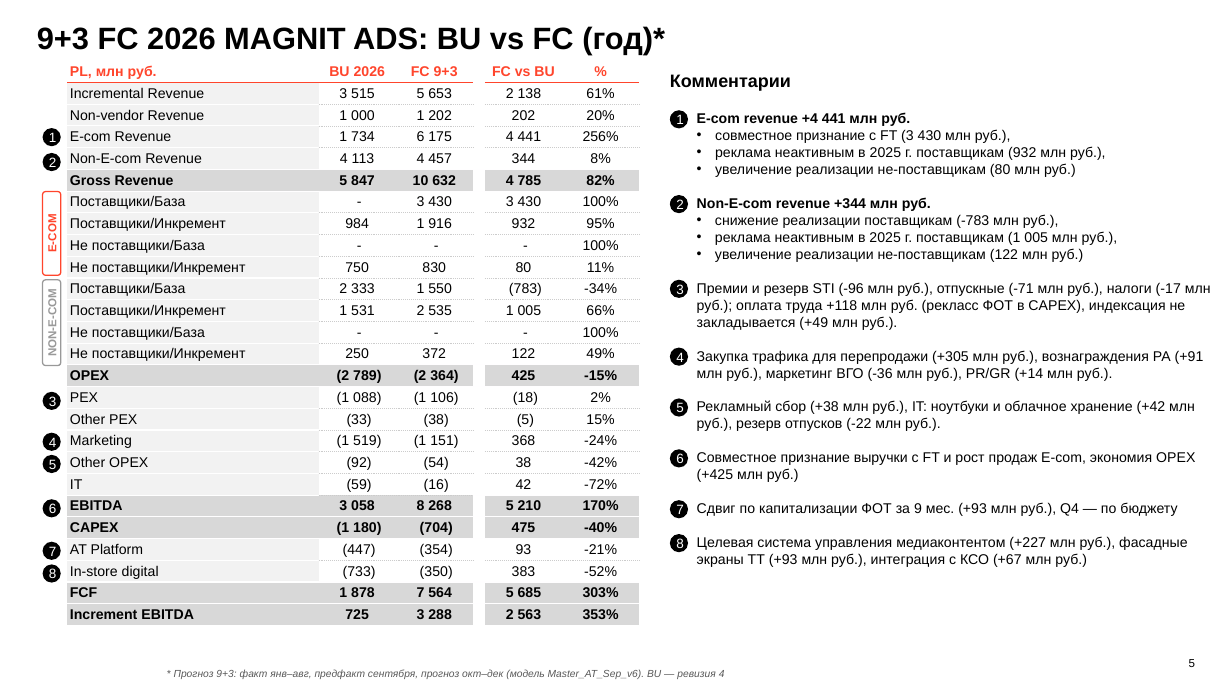
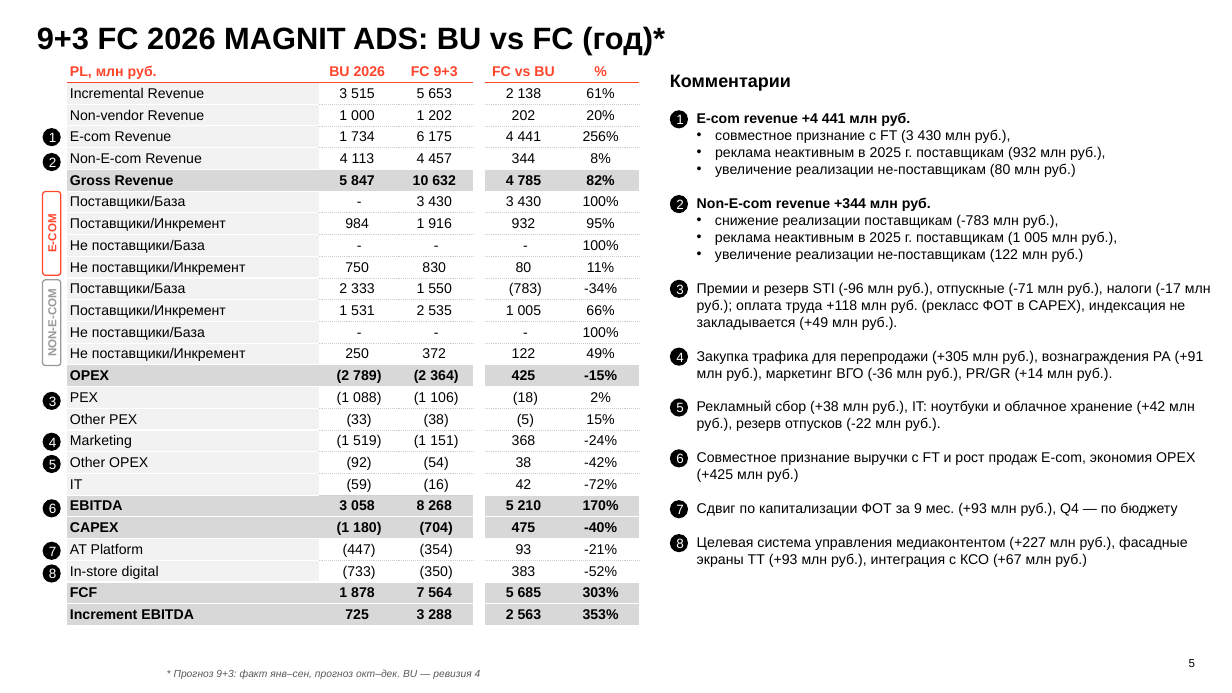
Before and after one commit to DenisMagnit/1, a slide deck: slide 5 of AdTech_MBR_September_prelim.pptx. Drawn at 1232x693 pixels with LibreOffice and Linux fonts; fonts in the diff are those of the drawing; background and template pictures are left out. Boxes give left, top, right and bottom in pixels: in the first picture for what was removed or moved away, otherwise in the second. Text is boxed around its words. In the diff, an @@ line names an element or a change of style, - is before the commit and + after.

```diff
--- a/AdTech_MBR_September_prelim.pptx
+++ b/AdTech_MBR_September_prelim.pptx
@@ text at bbox=[174, 669, 481, 679]: text changed @@
-* Прогноз 9+3: факт янв–авг, предфакт сентября, прогноз окт–дек (модель Master_AT_Sep_v6). BU — ревизия 4
+* Прогноз 9+3: факт янв–сен, прогноз окт–дек. BU — ревизия 4
```
Also in this commit, not shown: 6 other slides changed.
